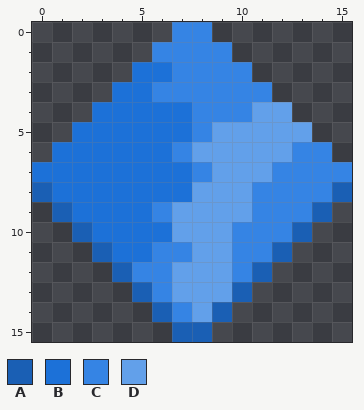
Pixel-art sprite -- icons/Adwaita-brown/16x16/mimetypes/application-x-executable.png. The first picture shows the starting point.
The file is 16x16 pixels.
Palette (. is transparent): A #1a5fb4  B #1c71d8  C #3584e4  D #62a0ea
Pixels before, first column x 0:
 0 .......CC.......
 1 ......CCCC......
 2 .....BBCCCC.....
 3 ....BBCCCCCC....
 4 ...BBBBBCCCDD...
 5 ..BBBBBBCDDDDD..
 6 .BBBBBBCDDDDDCC.
 7 BBBBBBBBCDDDCCCC
 8 ABBBBBBBDDDCCCCA
 9 .ABBBBCDDDDCCCA.
10 ..ABBBBDDDCCCA..
11 ...ABBCCDDCCA...
12 ....ACCDDDCA....
13 .....ACDDDA.....
14 ......ACDA......
15 .......AA.......
New version:
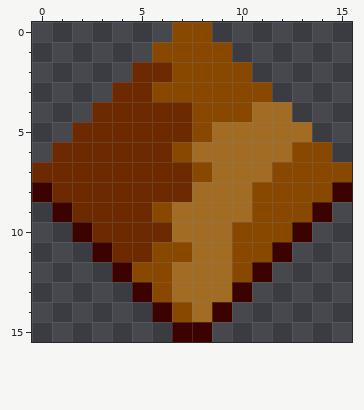
The edit:
{"colour":"A","old":"#1a5fb4","new":"#3c0200"}
{"colour":"B","old":"#1c71d8","new":"#6d2900"}
{"colour":"C","old":"#3584e4","new":"#884800"}
{"colour":"D","old":"#62a0ea","new":"#a26c24"}
{"label":"changed","picture_box":[32,22,352,342]}
